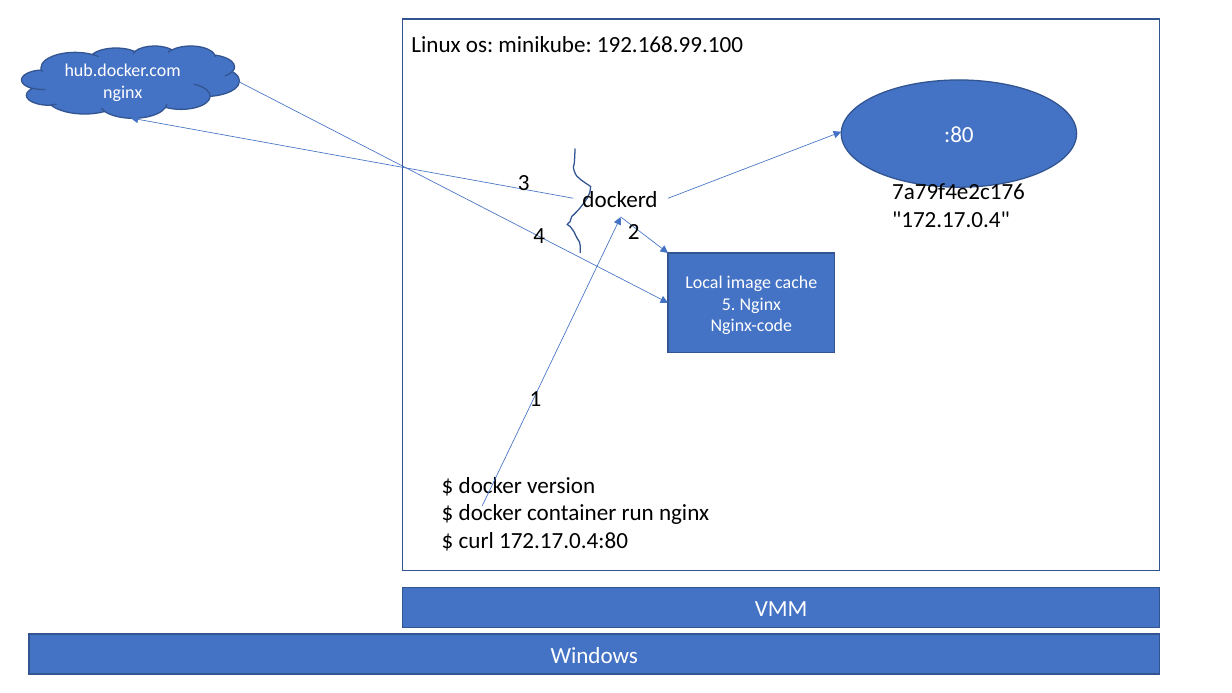
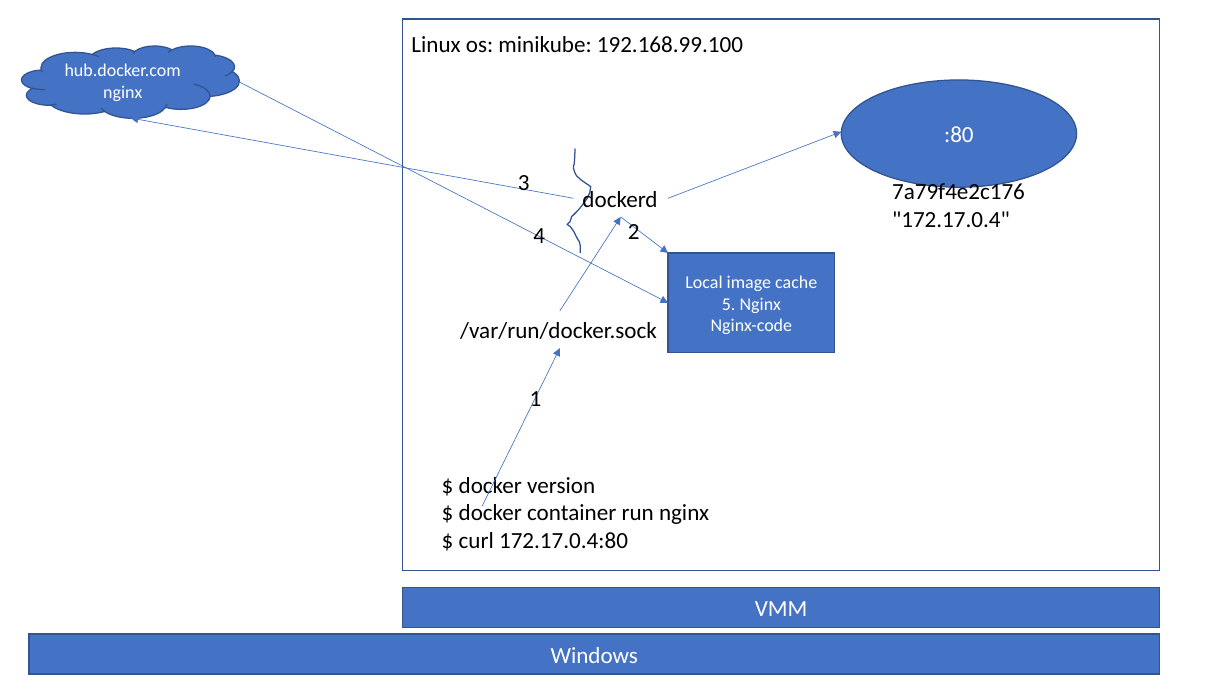
Before and after one commit to AdityaSP/ora-sep16-dock-kube, a slide deck: slide 3 of rough-diag.pptx. Drawn at 1232x693 pixels with LibreOffice and Linux fonts; fonts in the diff are those of the drawing. Boxes give left, top, right and bottom in pixels: in the first picture for what was removed or moved away, otherwise in the second. Text is boxed around its words. In the diff, an @@ line names an element or a change of style, - is before the commit and + after.

```diff
--- a/rough-diag.pptx
+++ b/rough-diag.pptx
@@ arrow added from (560, 311) to (621, 217), #4472C4 0.5 pt @@
@@ text added at bbox=[460, 322, 657, 339], 18 pt, text #000000 @@
+/var/run/docker.sock
@@ arrow moved from (482, 506) - (621, 217) to (482, 506) - (560, 348) @@
```
Also in this commit, not shown: 7 slides added, 2 other files.
